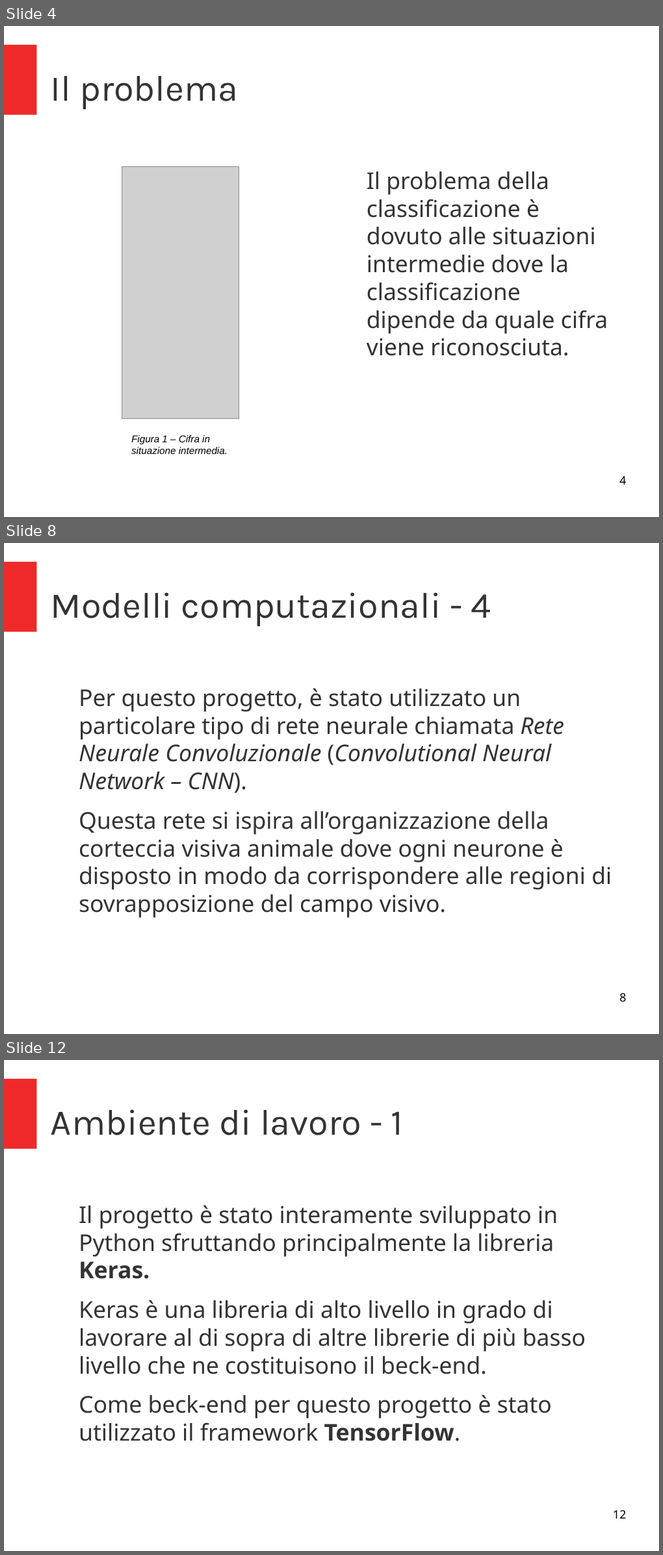
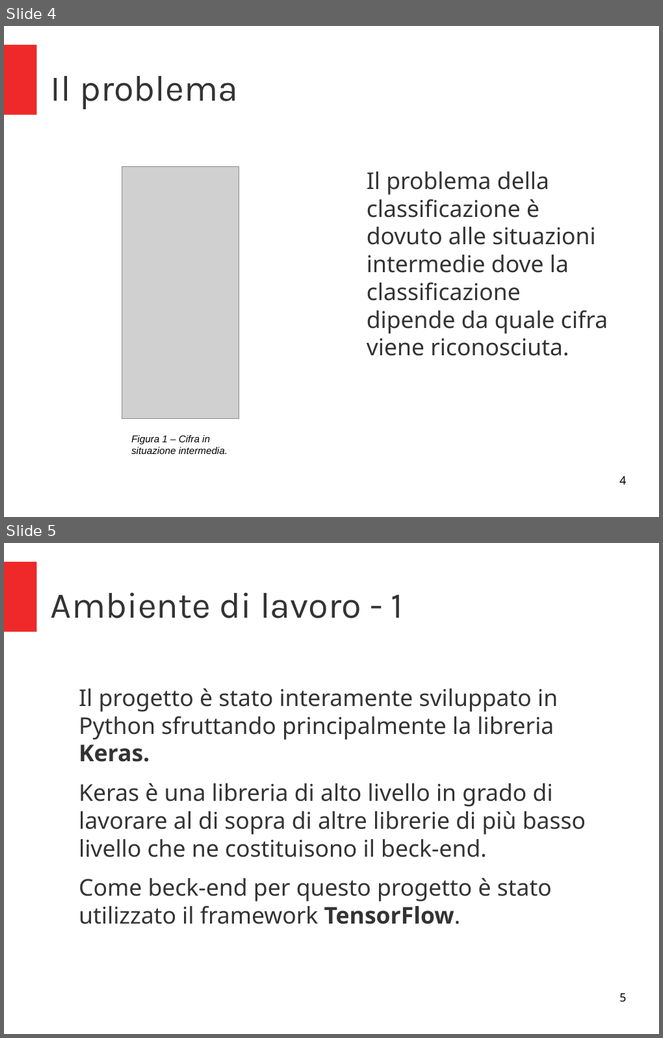
Before and after one commit to micheleFraccaroli/Progetto_IA, a slide deck: Presentazione/Press.odp. Shown one above the other, each under a label of ours: slides 4, 8 and 12 before the commit, slides 4 and 5 after it; the slides between them are not shown. The pictures are 663x1555 and 663x1038 pixels, drawn with LibreOffice and Linux fonts; fonts in the diff are those of the drawing; grey boxes stand for pictures. Boxes give left, top, right and bottom in pixels: in the first picture for what was removed or moved away, otherwise in the second. Text is boxed around its words. In the diff, an @@ line names an element or a change of style, - is before the commit and + after.

```diff
--- a/Presentazione/Press.odp
+++ b/Presentazione/Press.odp
@@ slide 8 removed at (4, 543, 659, 1034), background #FFFFFF; not listed: 1 template element that a slide beside it also shows @@
@@ title removed at (51, 592, 492, 626) @@
-Modelli computazionali - 4
@@ text removed at (79, 688, 612, 918) @@
-Per questo progetto, è stato utilizzato un particolare tipo di rete neurale chiamata Rete Neurale Convoluzionale (Convolutional Neural Network – CNN).
-Questa rete si ispira all’organizzazione della corteccia visiva animale dove ogni neurone è disposto in modo da corrispondere alle regioni di sovrapposizione del campo visivo.
@@ page number removed at (620, 993, 626, 1002) @@
-8
@@ what was slide 12 is now slide 5 @@
@@ page number at (620, 993, 626, 1003): text changed @@
-12
+5
```
Also in this commit, not shown: 8 slides changed, 1 slide added, 6 other slides removed, 2 other files.
